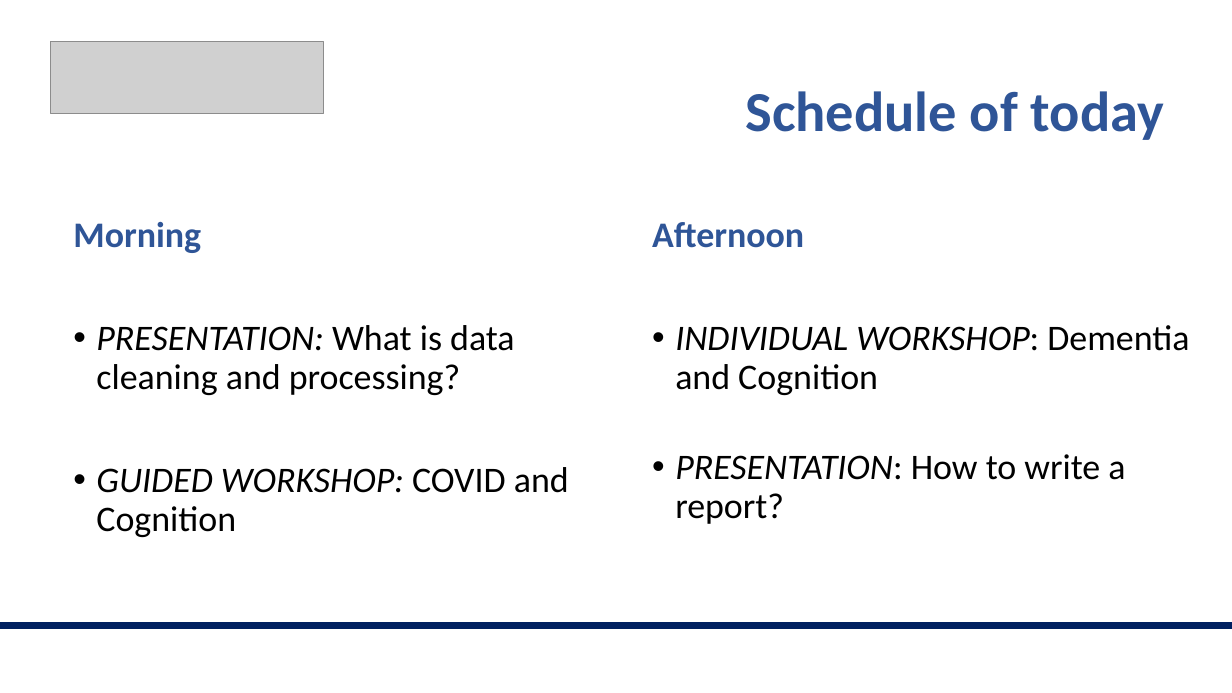
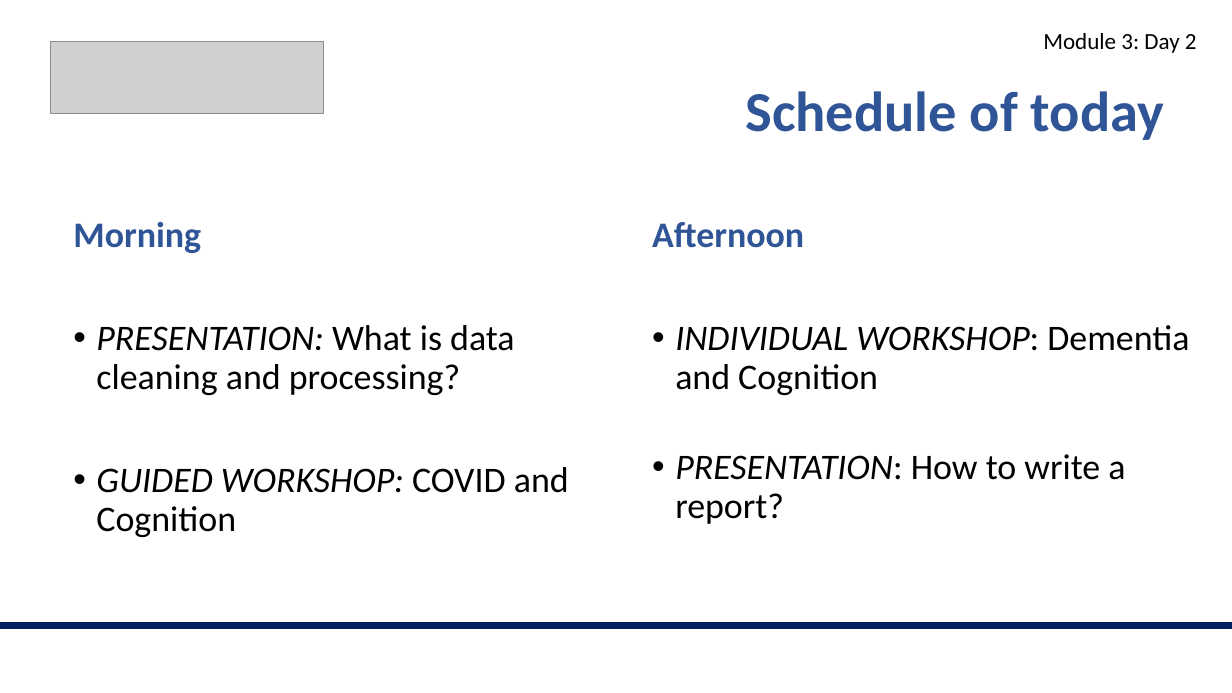
Before and after one commit to valegiunchiglia/2022-Module3-ImperialCollege, a slide deck: slide 2 of Day2/Day2.pptx. Drawn at 1232x693 pixels with LibreOffice and Linux fonts; fonts in the diff are those of the drawing; grey boxes stand for pictures. Boxes give left, top, right and bottom in pixels: in the first picture for what was removed or moved away, otherwise in the second. Text is boxed around its words. In the diff, an @@ line names an element or a change of style, - is before the commit and + after.

```diff
--- a/Day2/Day2.pptx
+++ b/Day2/Day2.pptx
@@ text added at (1043,33,1197,53), 18 pt, text #000000 @@
+Module 3: Day 2
```
Also in this commit, not shown: 6 other slides changed, 9 slides added, 2 other files.
